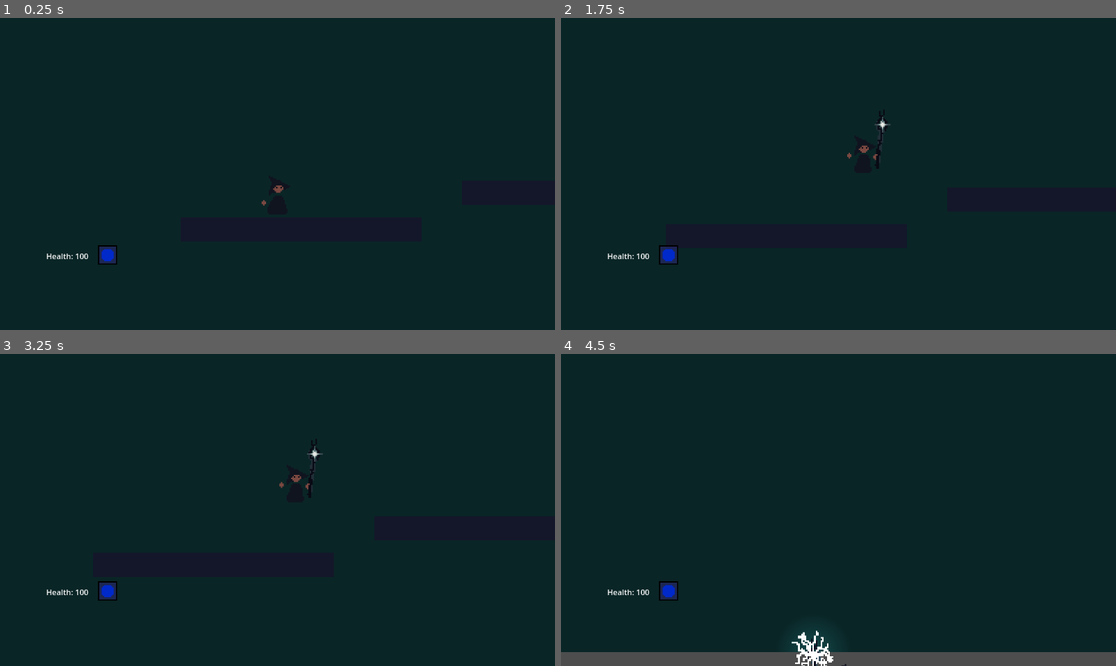
Above: before the commit, frames 1-4 (two rows, left to right).
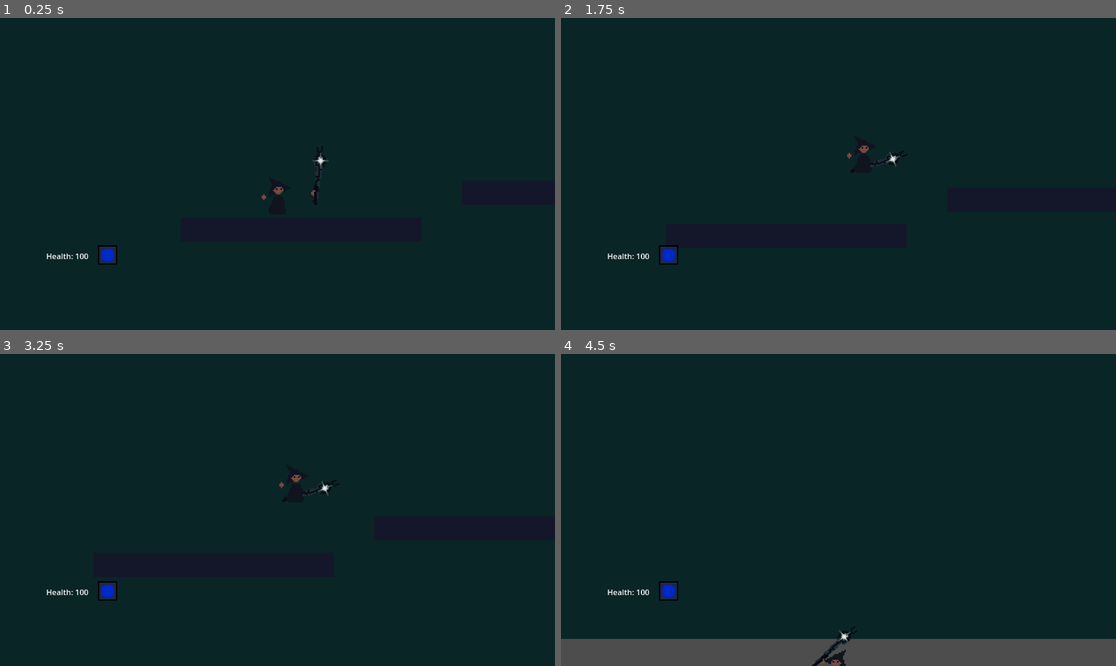
Above: after the commit, the same moments.

Repository: AthertonRoamer/Newton
Game: Godot game, scene res://test_world/test_world.tscn
Two runs of this game, one before a commit and one after it. Both use one fixed random seed, a clock stepped at 60 frames per second and the inputs below. This scene is started directly instead of the project's main scene.
Inputs (mouse positions are in pixels of both pictures, inside the frame that each line leads up to):
- Up to frame 1 (0.25 s): no input
- Up to frame 2 (1.75 s): move the mouse to (960, 158) at 0.52 s; press the mouse at (960, 158) at 0.53 s; hold D (player_right) from 0.53 s (still down); tap W (player_jump) at 0.77, 1.52 s; move the mouse to (727, 189) at 1.27 s; release the mouse at (727, 189) at 1.28 s; click (727, 189) at 1.35 s
- Up to frame 3 (3.25 s): move the mouse to (333, 441) at 2.02 s; release D (player_right) at 2.03 s; hold A (player_left) 2.03-2.78 s; hold Shift (player_sprint) 2.03-2.78 s; click (333, 441) at 2.3 s; move the mouse to (249, 572) at 2.77 s; hold D (player_right) from 2.78 s (still down); click (249, 572) at 2.85 s; tap W (player_jump) at 3.02 s
- Up to frame 4 (4.5 s): move the mouse to (1005, 556) at 3.52 s; press the mouse at (1005, 556) at 3.53 s; tap W (player_jump) at 3.77 s; move the mouse to (672, 463) at 4.27 s; release D (player_right) at 4.28 s; release the mouse at (672, 463) at 4.28 s; hold A (player_left) from 4.28 s (still down); tap Shift (player_sprint) at 4.35 s

The runs differ from the first frame. In frame 1, 0.2% of the frame differs, in the area x 47-60%, y 40-61%; in frame 2, 0.2%; in frame 3, 0.2%; in frame 4, 4.6%, in the area x 0-100%, y 87-100%.

Commit message:
added player staff aiming while in charge mode this was pretty hard :(

Diff:
--- a/Newton/player/player.gd
+++ b/Newton/player/player.gd
@@ -15,8 +15,12 @@
 
 var walking = false
 var jumping = false
+var falling = false
 var charging = false
+var charged = false
+
 var direction : Vector2 = Vector2.RIGHT
+var direction_locked = false
 
 var max_health : int = 100
 var health : int = max_health:
@@ -26,6 +30,7 @@
 		if health <= 0:
 			health = 0
 			die()
+
 
 @export var spell_manager : SpellManager
 
@@ -70,8 +75,12 @@
 #	feel free to mess with this code this is just where
 #	im putting the charge animation stuff (quick solution)
 	if Input.is_action_pressed("player_cast"):
+		direction_locked = true
 		charging = true
+		if !is_on_floor():
+			falling = true
 	elif !Input.is_action_pressed("player_cast"):
+		direction_locked = false
 		charging = false
 		charged = false
 
@@ -89,12 +98,14 @@
 	var lateral_acceleration : int = 0
 	if Input.is_action_pressed("player_right"):
 		lateral_acceleration += walk_accel
-		direction = Vector2.RIGHT
+		if !direction_locked:
+			direction = Vector2.RIGHT
 		walking = true
 
 	if Input.is_action_pressed("player_left"):
 		lateral_acceleration -= walk_accel
-		direction = Vector2.LEFT
+		if !direction_locked:
+			direction = Vector2.LEFT
 		walking = true
 
 	#apply max speed
@@ -139,20 +150,22 @@
 
 
 func flip_player():
-	match direction:
-		Vector2.RIGHT:
-			player_sprite.scale.x = 1
-			staff_sprite.scale.x = 1
-		Vector2.LEFT:
-			player_sprite.scale.x = -1
-			staff_sprite.scale.x = -1
+	if !direction_locked:
+		match direction:
+			Vector2.RIGHT:
+				player_sprite.scale.x = 1
+				staff_sprite.scale.x = 1
+			Vector2.LEFT:
+				player_sprite.scale.x = -1
+				staff_sprite.scale.x = -1
 
 
-var charged = false
+
 func player_animations():
 	if charging:
 		if !charged:
 			anim_p.play("charging")
+			staff_sprite.start_following_mouse()
 	else:
 		if is_on_floor():
 			if walking:
@@ -170,6 +183,9 @@
 				anim_p.play("jump",-1,0.75)
 				test_label.text = "jumping"
 				jumping = false
+			if falling == true:
+				anim_p.play("fall")
+				falling = false
 
 
 func _on_animation_player_animation_finished(anim_name: StringName) -> void:
--- a/Newton/player/player.tscn
+++ b/Newton/player/player.tscn
@@ -1,10 +1,11 @@
-[gd_scene load_steps=15 format=3 uid="uid://city0pwx48l16"]
+[gd_scene load_steps=17 format=3 uid="uid://city0pwx48l16"]
 
 [ext_resource type="Script" path="res://player/player.gd" id="1_q0i30"]
 [ext_resource type="Texture2D" uid="uid://c32v47imyoh2a" path="res://player/boy-no-hand-ss.png" id="2_6jsh6"]
 [ext_resource type="Script" path="res://player/spells/spell_manager/spell_manager.gd" id="3_gwpyy"]
 [ext_resource type="Texture2D" uid="uid://bou6u6lk3irln" path="res://player/staff-ss.png" id="4_wmyvf"]
 [ext_resource type="Texture2D" uid="uid://dah5s03eq8hlq" path="res://player/light.png" id="5_5ko0m"]
+[ext_resource type="Script" path="res://player/staff.gd" id="5_omt7o"]
 
 [sub_resource type="CapsuleShape2D" id="CapsuleShape2D_2v0p5"]
 radius = 5.14286
@@ -34,7 +35,7 @@
 "times": PackedFloat32Array(0),
 "transitions": PackedFloat32Array(1),
 "update": 1,
-"values": [false]
+"values": [true]
 }
 tracks/2/type = "value"
 tracks/2/imported = false
@@ -119,6 +120,30 @@
 "transitions": PackedFloat32Array(1),
 "update": 0,
 "values": [0.0]
+}
+tracks/9/type = "value"
+tracks/9/imported = false
+tracks/9/enabled = true
+tracks/9/path = NodePath("staff:frame_coords")
+tracks/9/interp = 1
+tracks/9/loop_wrap = true
+tracks/9/keys = {
+"times": PackedFloat32Array(0),
+"transitions": PackedFloat32Array(1),
+"update": 1,
+"values": [Vector2i(0, 0)]
+}
+tracks/10/type = "value"
+tracks/10/imported = false
+tracks/10/enabled = true
+tracks/10/path = NodePath("Sprite2D:frame_coords")
+tracks/10/interp = 1
+tracks/10/loop_wrap = true
+tracks/10/keys = {
+"times": PackedFloat32Array(0),
+"transitions": PackedFloat32Array(1),
+"update": 1,
+"values": [Vector2i(0, 1)]
 }
 
 [sub_resource type="Animation" id="Animation_xp5i7"]
@@ -274,6 +299,18 @@
 "update": 1,
 "values": [false]
 }
+tracks/5/type = "value"
+tracks/5/imported = false
+tracks/5/enabled = true
+tracks/5/path = NodePath("staff:frame_coords")
+tracks/5/interp = 1
+tracks/5/loop_wrap = true
+tracks/5/keys = {
+"times": PackedFloat32Array(0),
+"transitions": PackedFloat32Array(1),
+"update": 1,
+"values": [Vector2i(0, 0)]
+}
 
 [sub_resource type="Animation" id="Animation_j4miu"]
 resource_name = "walk_left"
@@ -505,7 +542,7 @@
 }
 tracks/4/type = "value"
 tracks/4/imported = false
-tracks/4/enabled = true
+tracks/4/enabled = false
 tracks/4/path = NodePath("staff:rotation")
 tracks/4/interp = 1
 tracks/4/loop_wrap = true
@@ -606,7 +643,7 @@
 }
 tracks/4/type = "value"
 tracks/4/imported = false
-tracks/4/enabled = true
+tracks/4/enabled = false
 tracks/4/path = NodePath("staff:rotation")
 tracks/4/interp = 1
 tracks/4/loop_wrap = true
@@ -617,10 +654,62 @@
 "values": [0.0]
 }
 
+[sub_resource type="Animation" id="Animation_ctxpm"]
+resource_name = "fall"
+tracks/0/type = "value"
+tracks/0/imported = false
+tracks/0/enabled = true
+tracks/0/path = NodePath("Sprite2D:frame_coords")
+tracks/0/interp = 1
+tracks/0/loop_wrap = true
+tracks/0/keys = {
+"times": PackedFloat32Array(0),
+"transitions": PackedFloat32Array(1),
+"update": 1,
+"values": [Vector2i(0, 1)]
+}
+tracks/1/type = "value"
+tracks/1/imported = false
+tracks/1/enabled = true
+tracks/1/path = NodePath("staff:frame")
+tracks/1/interp = 1
+tracks/1/loop_wrap = true
+tracks/1/keys = {
+"times": PackedFloat32Array(0),
+"transitions": PackedFloat32Array(1),
+"update": 1,
+"values": [0]
+}
+tracks/2/type = "value"
+tracks/2/imported = false
+tracks/2/enabled = true
+tracks/2/path = NodePath("Camera2D:zoom")
+tracks/2/interp = 1
+tracks/2/loop_wrap = true
+tracks/2/keys = {
+"times": PackedFloat32Array(0.1),
+"transitions": PackedFloat32Array(1),
+"update": 0,
+"values": [Vector2(1, 1)]
+}
+tracks/3/type = "value"
+tracks/3/imported = false
+tracks/3/enabled = true
+tracks/3/path = NodePath("staff/PointLight2D:visible")
+tracks/3/interp = 1
+tracks/3/loop_wrap = true
+tracks/3/keys = {
+"times": PackedFloat32Array(0.1),
+"transitions": PackedFloat32Array(1),
+"update": 1,
+"values": [false]
+}
+
 [sub_resource type="AnimationLibrary" id="AnimationLibrary_hnese"]
 _data = {
 "RESET": SubResource("Animation_hmqwr"),
 "charging": SubResource("Animation_xrvdn"),
+"fall": SubResource("Animation_ctxpm"),
 "full_charged": SubResource("Animation_t5ccr"),
 "idle": SubResource("Animation_xp5i7"),
 "jump": SubResource("Animation_roiha"),
@@ -638,7 +727,7 @@
 texture = ExtResource("2_6jsh6")
 hframes = 8
 vframes = 3
-frame = 1
+frame = 8
 
 [node name="CollisionShape2D" type="CollisionShape2D" parent="."]
 visible = false
@@ -652,12 +741,12 @@
 script = ExtResource("3_gwpyy")
 
 [node name="staff" type="Sprite2D" parent="."]
-visible = false
 position = Vector2(15.2, -6.8)
 texture = ExtResource("4_wmyvf")
 offset = Vector2(15.2, -6.8)
 hframes = 8
 vframes = 2
+script = ExtResource("5_omt7o")
 
 [node name="PointLight2D" type="PointLight2D" parent="staff"]
 visible = false
--- /dev/null
+++ b/Newton/player/staff.gd
@@ -0,0 +1,25 @@
+extends Sprite2D
+
+@onready var player = get_parent()
+
+var follow_mouse = false
+var rotation_speed = 1000
+
+func _process(delta):
+	if follow_mouse:
+		var mouse_pos = get_global_mouse_position()
+		var angle_to_mouse = rad_to_deg((get_global_position() - mouse_pos).angle())
+		if player.direction == Vector2.RIGHT:
+			angle_to_mouse += 180
+		# Ensure the target angle is within 180 degrees of the current rotation
+		while angle_to_mouse - rotation_degrees > 180:
+			angle_to_mouse -= 360
+		while angle_to_mouse - rotation_degrees < -180:
+			angle_to_mouse += 360
+		rotation_degrees = move_toward(rotation_degrees, angle_to_mouse, rotation_speed * delta)
+
+func start_following_mouse():
+	follow_mouse = true
+
+func stop_following_mouse():
+	follow_mouse = false
